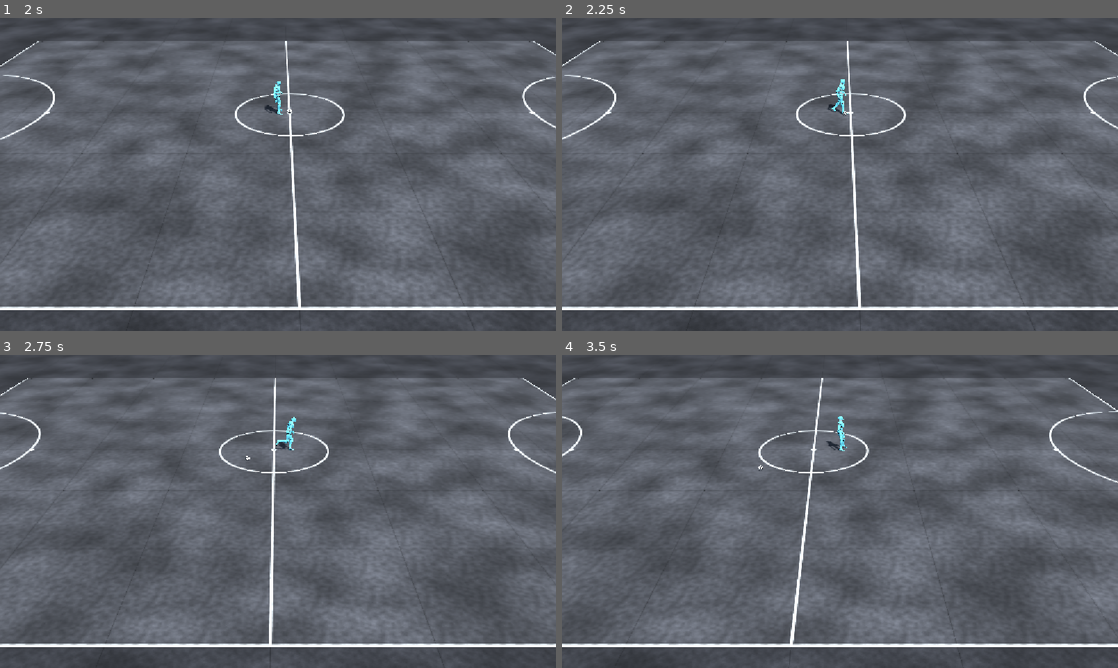
Above: before the commit, frames 1-4 (two rows, left to right).
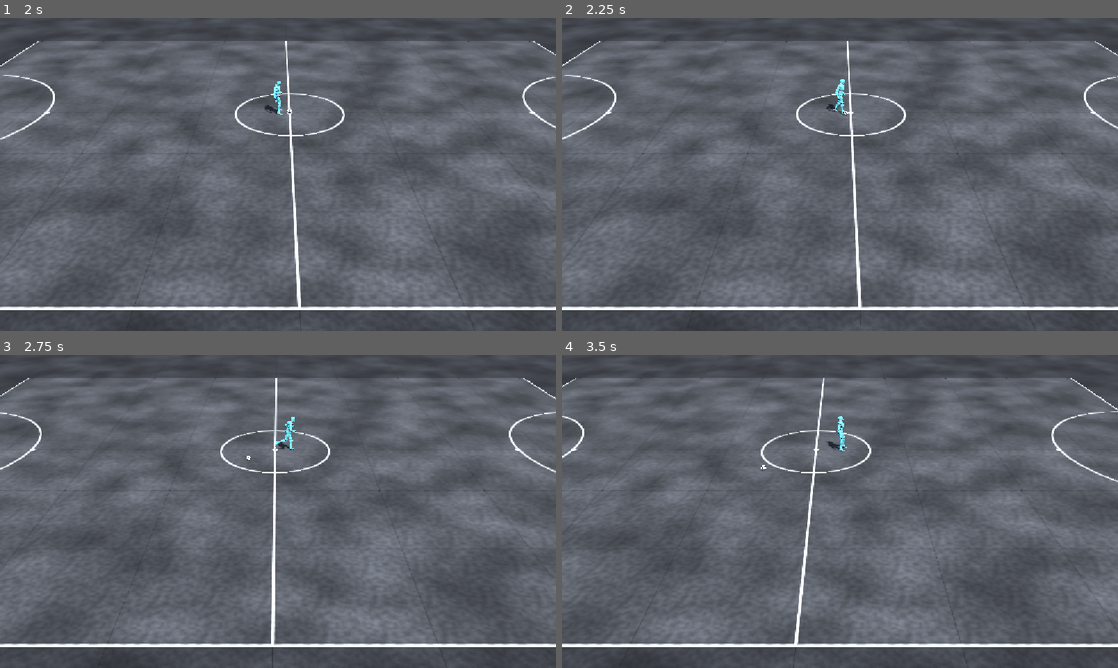
Above: after the commit, the same moments.

Repository: mertgurgenyatagi/project-deca
Game: Godot game, scene res://scenes/main.tscn
Same seed, same stepped clock (60 frames per second), same inputs: the game is played once before the commit and once after it.
Inputs (mouse positions are in pixels of both pictures, inside the frame that each line leads up to):
- Up to frame 1 (2 s): tap Enter at 0.5 s; move the mouse to (400, 158) at 0.52 s; hold Right (move_right) 0.53-1.25 s; hold Shift (sprint) 0.53-1.25 s; click (400, 158) at 0.67 s; tap Space at 0.77 s; drag from (166, 190) to (250, 237) at 1.27 s
- Up to frame 2 (2.25 s): move the mouse to (895, 105) at 2.02 s; hold Right (move_right) from 2.03 s (still down); hold Shift (sprint) from 2.03 s (still down); tap B at 2.1 s
- Up to frame 3 (2.75 s): keep holding Right (move_right); keep holding Shift (sprint)
- Up to frame 4 (3.5 s): release Right (move_right) at 2.75 s; release Shift (sprint) at 2.75 s; drag from (812, 574) to (673, 464) at 2.77 s

Frame 1 is identical in both runs. In frame 2, 0.3% of the frame differs, in the area x 2-100%, y 8-100%; in frame 3, 1.4%; in frame 4, 2.0%, in the area x 0-100%, y 7-100%.

Commit message:
Grip at the start of a movement; fix a runaway when steering turned the ball round
Grip (full at a standstill, gone by 90% of jog speed): touches every step,
soft touches, and 60% acceleration with the ball. The segment's planned
slowing is now always applied against the ball's current motion; before,
once steering had reversed the ball it pushed the ball on, away.

Co-Authored-By: Claude Opus 5.5 <noreply@anthropic.com>

Diff:
--- a/tavernaball/scripts/dribble.gd
+++ b/tavernaball/scripts/dribble.gd
@@ -49,6 +49,19 @@
 @export var touch_speed_ratio := 2.0
 ## ...plus this (m/s), so touches from a standstill can still move it.
 @export var touch_speed_margin := 1.5
+
+@export_group("Grip")
+## At the start of a movement the player keeps the ball at their feet: grip
+## is full at a standstill and gone by this share of jog speed.
+@export var grip_until := 0.9
+## Steps between touches at full grip (1 = every step).
+@export var grip_touch_steps := 1
+## Ball's arrival speed at the next touch, as a share of the player's, at full
+## grip: soft touches, so the ball hardly runs ahead.
+@export var grip_arrival_ratio := 0.9
+## The player's acceleration at full grip, as a share of normal: moving off
+## with the ball is more careful than without it.
+@export var grip_acceleration := 0.6
 
 @export_group("Control")
 ## Steering on the ball between touches (m/s²) before the cap starts growing.
@@ -333,8 +346,9 @@
 	var p := _player
 	var input := _effective_input
 	var top := p.sprint_speed if _latched_sprint else p.move_speed
+	var speed := s.speed
 	var accel := p.sprint_acceleration if _latched_sprint else p.acceleration
-	var speed := s.speed
+	accel *= lerpf(1.0, grip_acceleration, _grip_at(speed))
 	match s.action:
 		Player.Action.BRAKE:
 			speed = move_toward(speed, 0.0, p.turnback_brake * dt)
@@ -413,11 +427,29 @@
 ## shortened while the input points away from the facing.
 func _touch_steps() -> int:
 	var steps := lerpf(jog_touch_steps, sprint_touch_steps, _player.sprint_weight)
+	steps = lerpf(steps, grip_touch_steps, _grip())
 	var input := _latched_input
 	if input != Vector2.ZERO:
 		var off := absf(angle_difference(_player.yaw, atan2(input.x, input.y)))
 		steps *= clampf(1.0 - 0.5 * rad_to_deg(off) / turn_shorten_angle, 0.5, 1.0)
-	return maxi(roundi(steps), 2)
+	return maxi(roundi(steps), 1)
+
+
+## Scale on the player's acceleration: slower moving off while gripping the ball.
+func acceleration_scale() -> float:
+	if not holding():
+		return 1.0
+	return lerpf(1.0, grip_acceleration, _grip())
+
+
+## How firmly the ball is kept at the feet: 1 at a standstill, easing to 0 by
+## `grip_until` × jog speed.
+func _grip() -> float:
+	return _grip_at(_player.ground_velocity.length())
+
+
+func _grip_at(speed: float) -> float:
+	return 1.0 - smoothstep(0.0, grip_until * _player.move_speed, speed)
 
 
 ## Where the ball should next arrive, when, and how fast.
@@ -433,7 +465,8 @@
 			var weight := _player.sprint_weight_at(s.speed)
 			var offset := _contact_offset(_next_foot, fposmod(_next_touch_phase, 1.0), weight)
 			var target := _world(s.position, s.yaw, offset)
-			return [target, s.time, Vector3(s.velocity.x, 0.0, s.velocity.y) * arrival_speed_ratio]
+			var ratio := lerpf(arrival_speed_ratio, grip_arrival_ratio, _grip())
+			return [target, s.time, Vector3(s.velocity.x, 0.0, s.velocity.y) * ratio]
 		_resting = true
 	return _rest_target()
 
@@ -611,7 +644,11 @@
 	var v := ball.velocity
 	var needed := (6.0 * (target - ball.position) - 2.0 * time * (2.0 * v + arrival)) / (time * time)
 	needed.y = 0.0
-	var honest := _planned_accel
+	# The segment's planned slowing, always against the ball's current motion
+	# (if steering has turned the ball round, slowing must not push it on).
+	var honest := Vector3.ZERO
+	if v.length() > 0.01:
+		honest = v.normalized() * minf(_planned_accel.dot(v.normalized()), 0.0)
 	if _resting:
 		# A resting plan's honest motion is just the ball rolling to a stop.
 		honest = -v.normalized() * ball.roll_deceleration if v.length() > 0.01 else Vector3.ZERO
--- a/tavernaball/scripts/player.gd
+++ b/tavernaball/scripts/player.gd
@@ -547,7 +547,11 @@
 
 
 func _acceleration() -> float:
-	return sprint_acceleration if _sprinting else acceleration
+	var rate := sprint_acceleration if _sprinting else acceleration
+	if _dribble:
+		# Moving off with the ball is more careful.
+		rate *= _dribble.acceleration_scale()
+	return rate
 
 
 ## Signed turn from one yaw to another. A full about-face turns through the
Not shown, changed: docs/touch-dribbling.md
